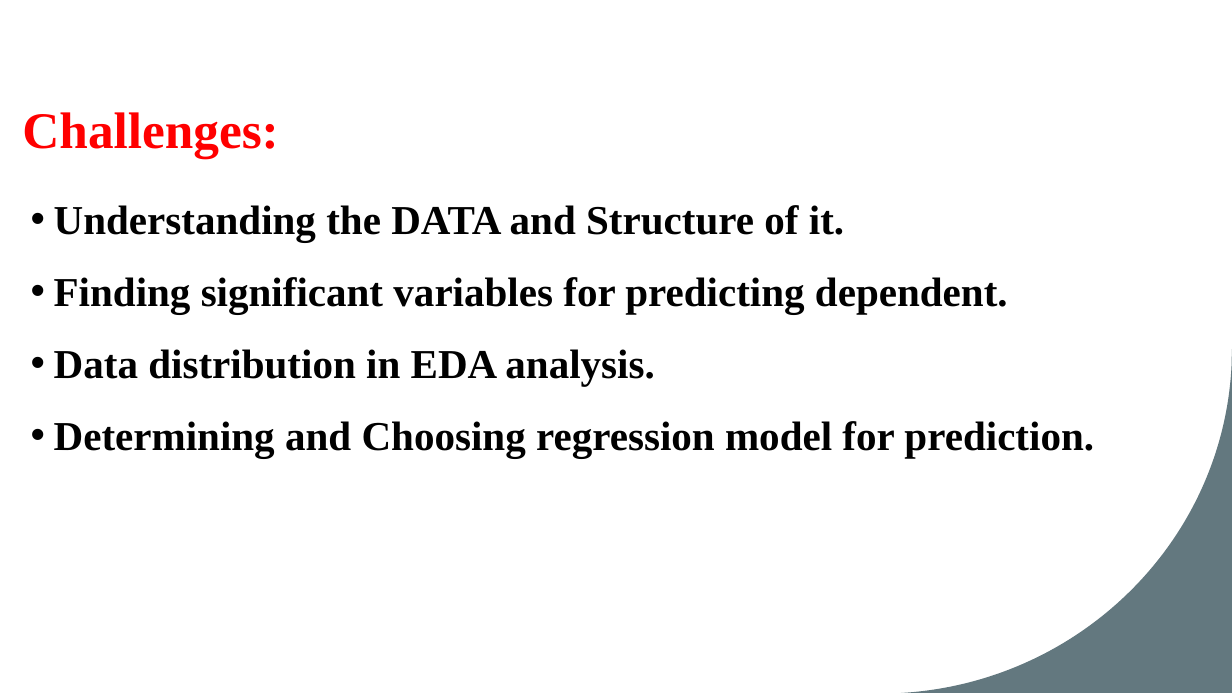
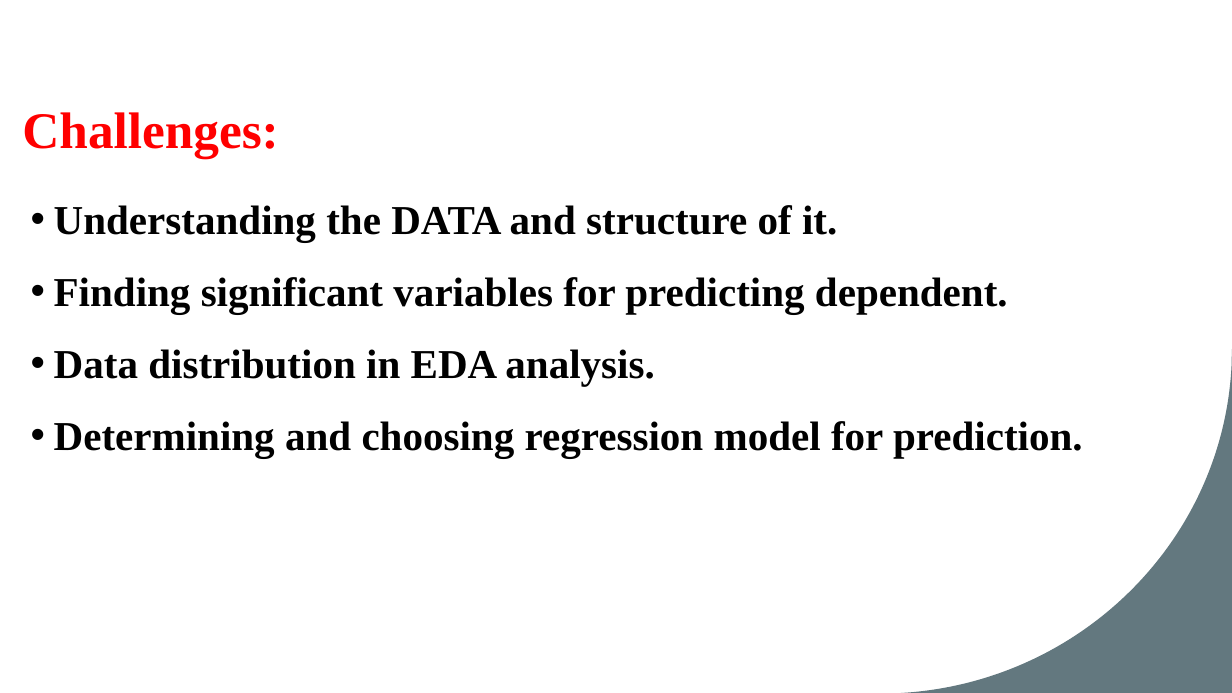
Before and after one commit to vinay-polanki/ATC_R_Project, a slide deck: slide 6 of Atc & Visualisation.pptx. Drawn at 1232x693 pixels with LibreOffice and Linux fonts; fonts in the diff are those of the drawing. Boxes give left, top, right and bottom in pixels: in the first picture for what was removed or moved away, otherwise in the second. Text is boxed around its words. In the diff, an @@ line names an element or a change of style, - is before the commit and + after.

```diff
--- a/Atc & Visualisation.pptx
+++ b/Atc & Visualisation.pptx
@@ text at (54,205,837,242): text changed @@
-• Understanding the DATA and Structure of it.
+• Understanding the DATA and structure of it.
@@ text at (54,421,1083,458): text changed @@
-• Determining and Choosing regression model for prediction.
+• Determining and choosing regression model for prediction.
```
Also in this commit, not shown: 7 other slides changed.
